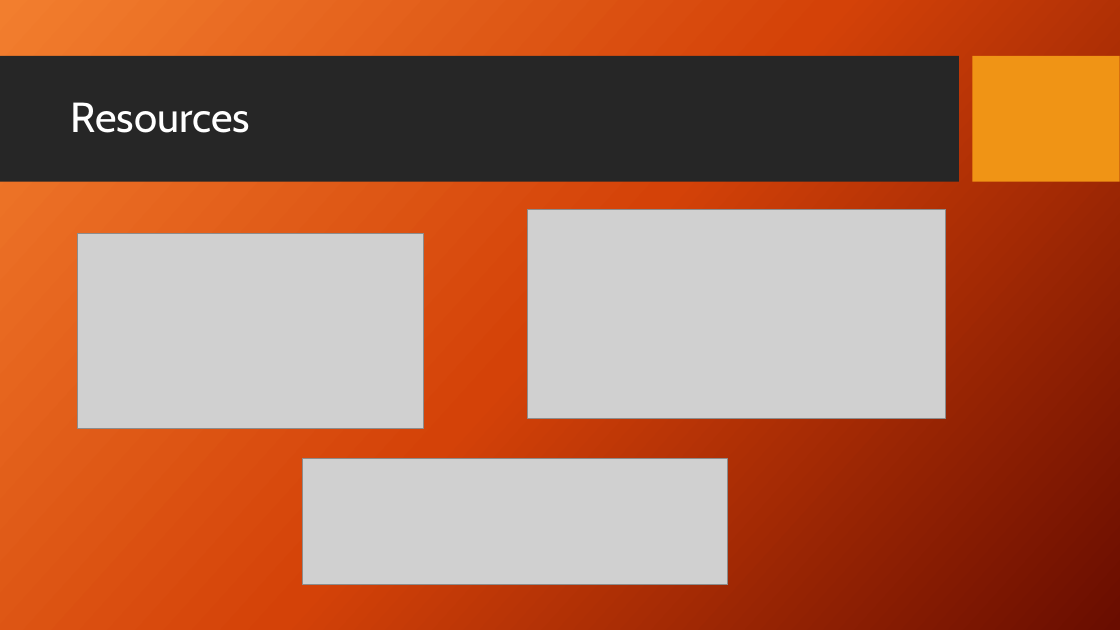
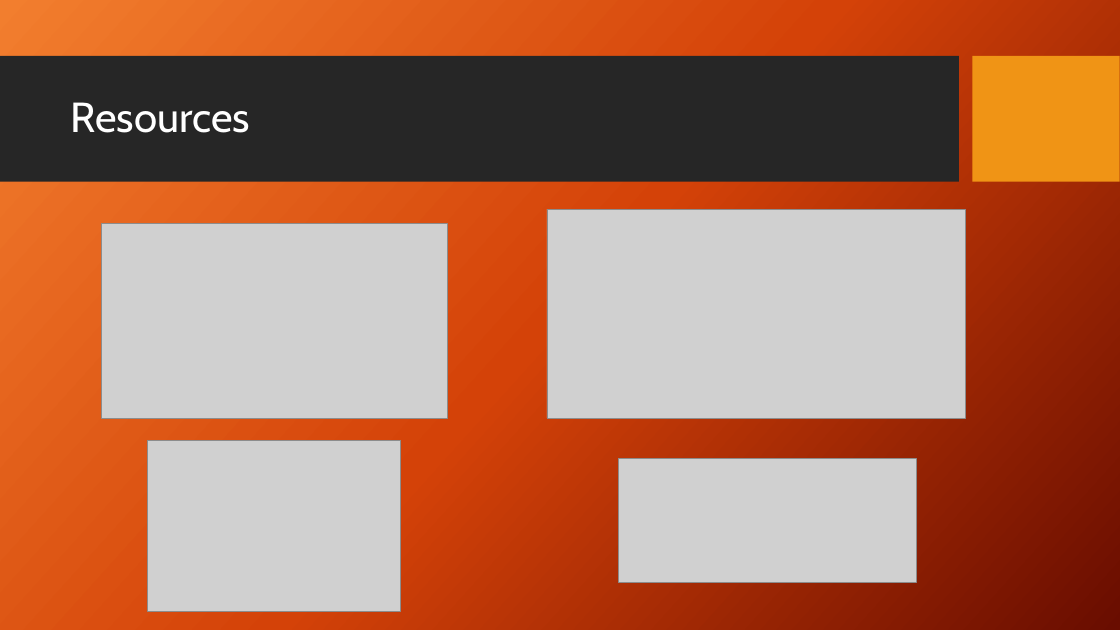
Before and after one commit to phelpsmi/MicrobialCommunityVisualation, a slide deck: slide 5 of documentation/betaProgressReport/winter_progress_video.pptx (slide 3 before the commit). Drawn at 1120x630 pixels with LibreOffice and Linux fonts; fonts in the diff are those of the drawing; grey boxes stand for pictures; background and template pictures are left out. Boxes give left, top, right and bottom in pixels: in the first picture for what was removed or moved away, otherwise in the second. Text is boxed around its words. In the diff, an @@ line names an element or a change of style, - is before the commit and + after.

```diff
--- a/documentation/betaProgressReport/winter_progress_video.pptx
+++ b/documentation/betaProgressReport/winter_progress_video.pptx
@@ picture: place and size @@
-picture at bbox=[528, 209, 946, 418]
+picture at bbox=[547, 209, 965, 418]
@@ picture: place and size @@
-picture at bbox=[78, 234, 424, 429]
+picture at bbox=[102, 223, 448, 418]
@@ picture added at bbox=[148, 440, 401, 611] @@
@@ picture removed at bbox=[302, 459, 728, 585] @@
@@ picture added at bbox=[618, 459, 917, 582] @@
```
Also in this commit, not shown: 1 other slide changed, 4 slides added, 3 other files.
